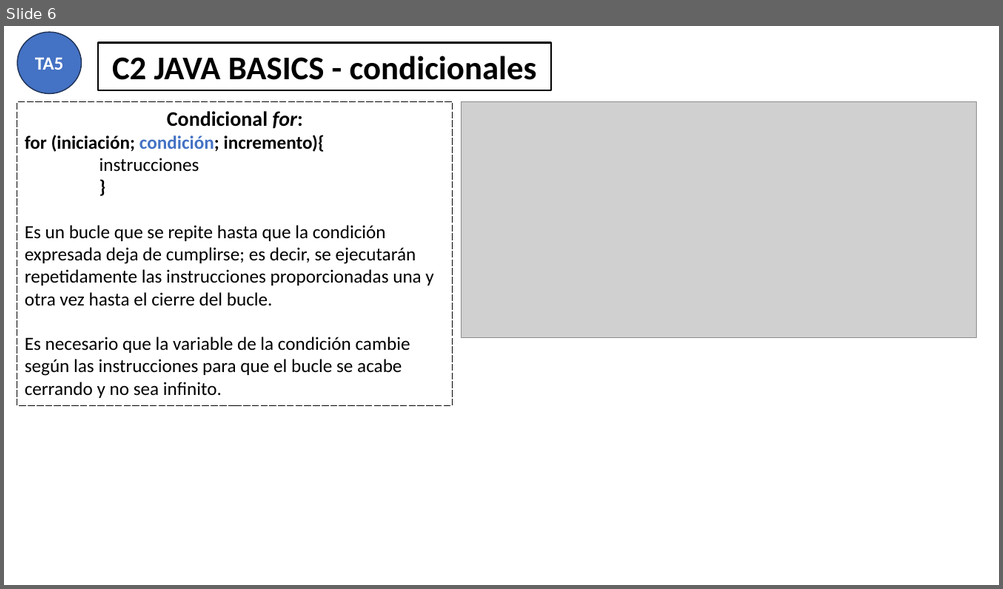
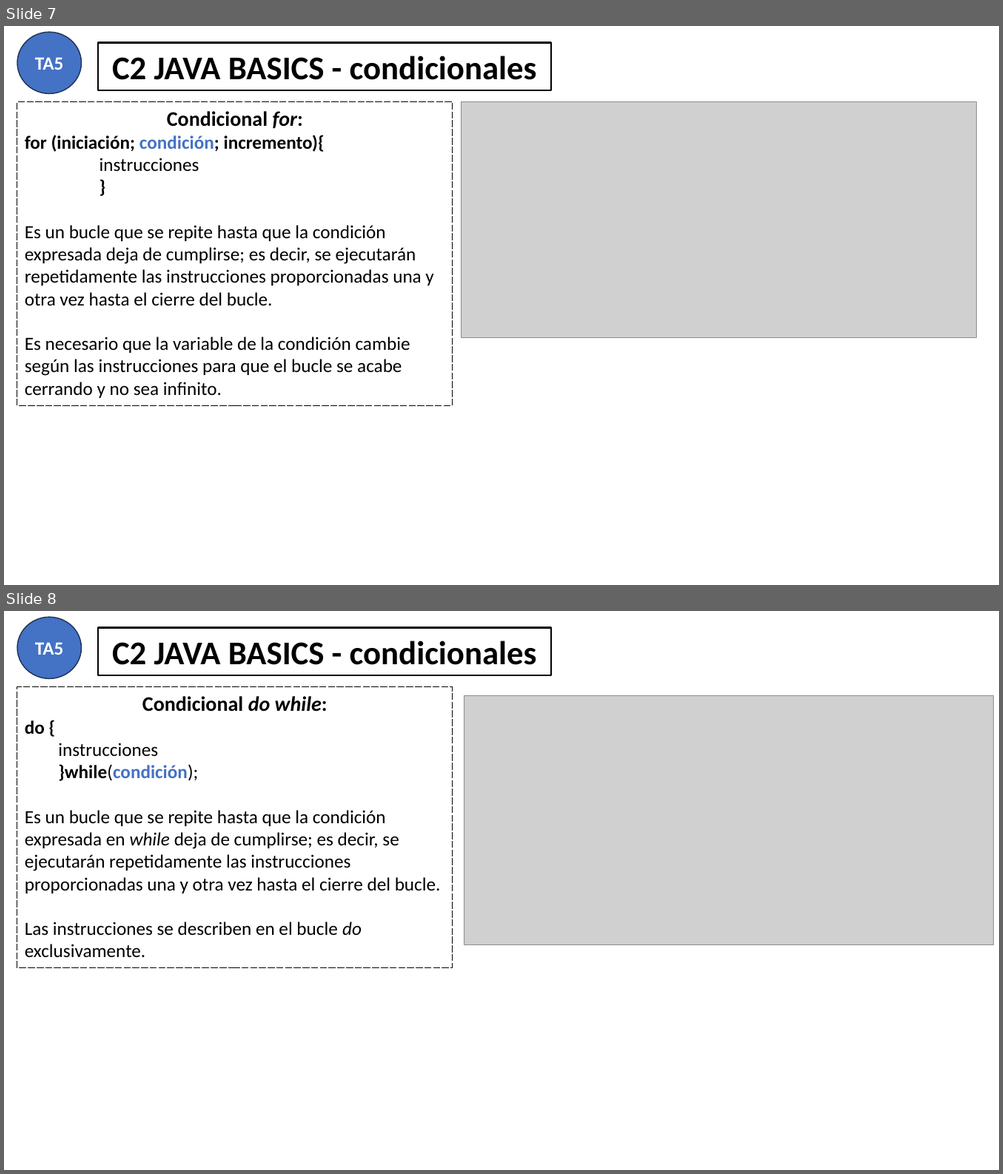
Before and after one commit to AchillesD9-Alex/-2024-Java-Angular-Bootcamp, a slide deck: [JAVA]/Comandos Java.pptx. Shown one above the other, each under a label of ours: slide 6 before the commit, slides 7 and 8 after it. The pictures are 1003x589 and 1003x1174 pixels, drawn with LibreOffice and Linux fonts; fonts in the diff are those of the drawing; grey boxes stand for pictures. Boxes give left, top, right and bottom in pixels: in the first picture for what was removed or moved away, otherwise in the second. Text is boxed around its words. In the diff, an @@ line names an element or a change of style, - is before the commit and + after.

```diff
--- a/[JAVA]/Comandos Java.pptx
+++ b/[JAVA]/Comandos Java.pptx
@@ slide 8 added at [4,611,999,1170], background #FFFFFF @@
@@ ellipse added at [17,617,82,679], fill #4472C4, outline #1E3256 1 pt, 18 pt, text #FFFFFF, bold @@
+TA5
@@ rectangle added at [98,627,551,675], outline #000000 1.5 pt, 32 pt, text #000000, bold @@
+C2 JAVA BASICS - condicionales
@@ rectangle added at [17,687,452,968], outline #000000 0.75 pt dashed, 18 pt, text #000000 @@
+Condicional do while:
+do {
+instrucciones
+}while(condición);
+Es un bucle que se repite hasta que la condición expresada en while deja de cumplirse; es decir, se ejecutarán repetidamente las instrucciones proporcionadas una y otra vez hasta el cierre del bucle.
+Las instrucciones se describen en el bucle do exclusivamente.
@@ picture added at [464,696,993,945] @@
@@ what was slide 6 is now slide 7 @@
```
Also in this commit, not shown: 1 other slide added, 24 other files.
